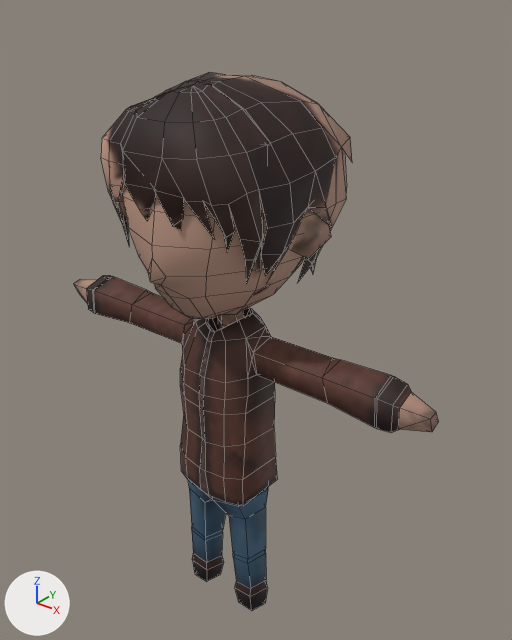
Renders of the FBX model Assets/Models/Character/character@animations.fbx from each side of a commit.
Before and after are seen from a 50 mm lens placed at (1.83, -2.06, 2.88), pointed at (0.05, 0.16, 1.5). The lights are fixed; the arrows at lower left show +X, +Y and +Z. Mesh edges are drawn as thin lines.

Names of what the first picture shows: 'characterMesh.001'.
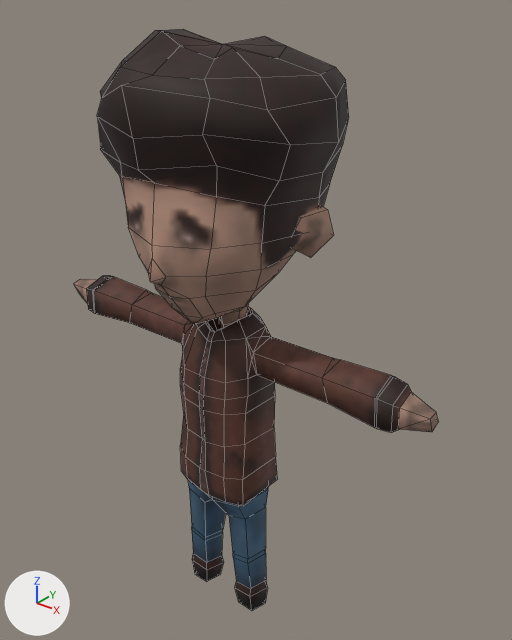
Commit message: new character model

Boxes (x1, y1, x2, y2) around the edits, measured in the pictures (512 x 640 px; the box of a moved part takes in the faces that stretch with it):
'characterMesh.001', reshaped (8% taller)
    before: (73, 72, 439, 611)
    after: (73, 29, 439, 611)
part 1 of me_charactermesh_001, moved or reshaped
    before: (291, 211, 331, 259)
    after: (292, 206, 334, 258)
part 2 of me_charactermesh_001, deleted
    before: (101, 72, 352, 284)
part 3 of me_charactermesh_001, built on
    before: (185, 257, 304, 325)
    after: (97, 29, 349, 325)
part 4 of me_charactermesh_001, surface changed
    before: (73, 175, 436, 432)
    after: (73, 146, 436, 432)

The edits, one by one:
me_charactermesh_001 is used by ob_charactermesh_001; location (0.0, 0.0, 0.0).
me_charactermesh_001 had 600 vertices, 604 faces and spanned x -0.99..0.99, y -0.44..0.54, z 0.0..2.55.
me_charactermesh_001 now has 434 vertices, 447 faces and spans x -0.99..0.99, y -0.47..0.53, z 0.0..2.71.
me_charactermesh_001 part 1: the loose piece of 10 vertices spanning x 0.27..0.42, y -0.03..0.16, z 1.89..2.09 is moved by (0.0, 0.02, 0.0).
me_charactermesh_001 part 2: the loose piece of 198 vertices spanning x -0.44..0.44, y -0.44..0.54, z 1.69..2.55 is deleted.
Part 3, on me_charactermesh_001:
17 vertices are removed from x -0.32..0.33, y -0.26..0.37, z 1.58..2.48.
50 faces are deleted.
3 vertices in x -0.31..0.29, y 0.3..0.34, z 1.79..1.99 move by (0.0, -0.05, 0.01).
41 vertices move from x -0.38..0.39, y -0.39..0.44, z 1.53..2.37 to x -0.4..0.49, y -0.44..0.48, z 1.53..2.41.
49 vertices are added at x -0.47..0.47, y -0.47..0.53, z 1.58..2.71.
93 new faces join them.
me_charactermesh_001 part 4: 71 kept faces spanning x -0.99..0.99, y -0.43..0.48, z 1.35..2.31 get new texture (UV) coordinates.
